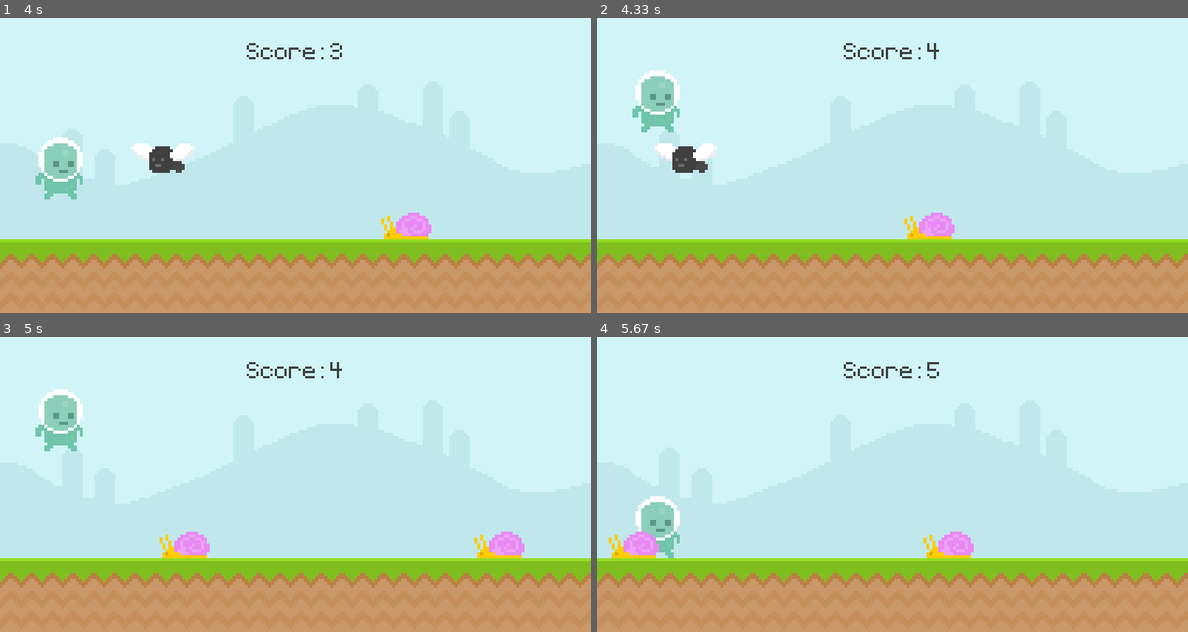
Above: before the commit, frames 1-4 (two rows, left to right).
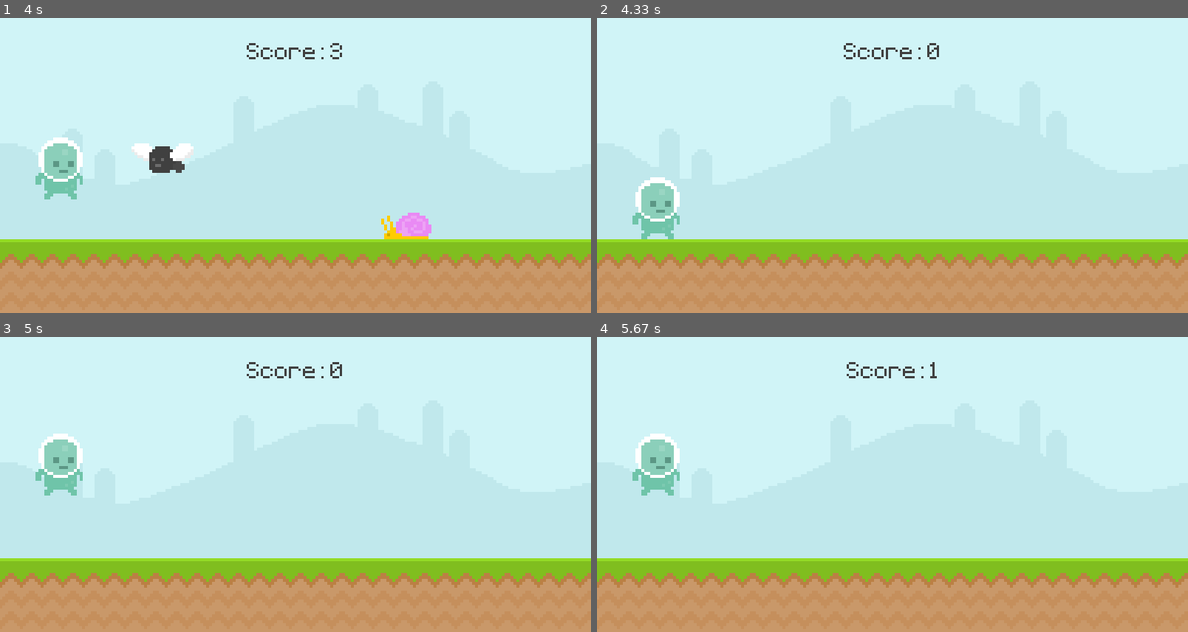
Above: after the commit, the same moments.

Repository: SztGellert/PygameProject
Game: pygame game, started from main.py
Same seed, same stepped clock (60 frames per second), same inputs: the game is played once before the commit and once after it.
Inputs:
- Up to frame 1 (4 s): tap Space at 0.33, 0.73, 1.03, 1.57, 1.87, 2.63, 3.4, 3.77, 3.9 s
- Up to frame 2 (4.33 s): tap Space at 4.03, 4.17, 4.3 s
- Up to frame 3 (5 s): tap Space every 0.13 s from 4.43 to 4.97 s
- Up to frame 4 (5.67 s): tap Space at 5.1, 5.23 s

Frame 1 is identical in both runs. In frame 2, 3.8% of the frame differs, in the area x 6-61%, y 8-75%; in frame 3, 3.5%; in frame 4, 3.7%.

Commit message:
fixed obstacle list reset

Diff:
--- a/main.py
+++ b/main.py
@@ -5,12 +5,22 @@
 import pygame
 from sys import exit
 
+
 def display_score():
     current_time = int(pygame.time.get_ticks() / 1000) - start_time
-    score_surf = test_font.render(f'Score: {current_time}', False, (64,64,64))
-    score_rect = score_surf.get_rect(center = (400,50))
+    score_surf = test_font.render(f'Score: {current_time}', False, (64, 64, 64))
+    score_rect = score_surf.get_rect(center=(400, 50))
     screen.blit(score_surf, score_rect)
     return current_time
+
+
+def collision(player, obstacles):
+    if obstacles:
+        for obstacle_rect in obstacles:
+            if player.colliderect(obstacle_rect):
+                return False
+    return True
+
 
 def obstacle_movement(obstacle_list):
     if obstacle_list:
@@ -27,6 +37,7 @@
     else:
         return []
 
+
 if __name__ == '__main__':
     game_active = True
     pygame.init()
@@ -38,21 +49,19 @@
     ground_surface = pygame.image.load('graphics/ground.png').convert_alpha()
     player_surf = pygame.image.load('graphics/Player/player_walk_1.png').convert_alpha()
     start_time = 0
-    player_rect = player_surf.get_rect(midbottom = (80, 300))
+    player_rect = player_surf.get_rect(midbottom=(80, 300))
     snail_surface = pygame.image.load('graphics/snail/snail1.png').convert_alpha()
     fly_surf = pygame.image.load('graphics/fly/fly1.png').convert_alpha()
 
     player_stand = pygame.image.load('graphics/Player/player_stand.png').convert_alpha()
-    player_stand = pygame.transform.rotozoom(player_stand, 0 ,2 )
-    player_stand_rect = player_stand.get_rect(center = (400, 200))
+    player_stand = pygame.transform.rotozoom(player_stand, 0, 2)
+    player_stand_rect = player_stand.get_rect(center=(400, 200))
 
-    game_name= test_font.render('Pixel Runner', False, (111,196,169))
-    game_name_rect = game_name.get_rect(center = (400, 80))
+    game_name = test_font.render('Pixel Runner', False, (111, 196, 169))
+    game_name_rect = game_name.get_rect(center=(400, 80))
 
-    game_msg = test_font.render('Press space to run', False, (111,196,169))
-    game_msg_rect = game_name.get_rect(center = (350 , 340))
-
-    player_stand =  pygame.image.load('graphics/Player/player_stand.png').convert_alpha()
+    game_msg = test_font.render('Press space to run', False, (111, 196, 169))
+    game_msg_rect = game_name.get_rect(center=(350, 340))
 
     obstacle_timer = pygame.USEREVENT + 1
     pygame.time.set_timer(obstacle_timer, 1400)
@@ -64,8 +73,8 @@
     while True:
         for event in pygame.event.get():
             if event.type == pygame.QUIT:
-               pygame.quit()
-               exit()
+                pygame.quit()
+                exit()
             if game_active:
                 mouse_pos = pygame.mouse.get_pos()
                 if player_rect.collidepoint(mouse_pos):
@@ -81,21 +90,19 @@
             else:
                 if event.type == pygame.KEYDOWN:
                     if event.key == pygame.K_SPACE:
-
                         game_active = True
-                        start_time =  int(pygame.time.get_ticks() / 1000)
+                        start_time = int(pygame.time.get_ticks() / 1000)
             if event.type == obstacle_timer and game_active:
-                if random.randint(0,2):
-                    obstacle_rect_list.append(snail_surface.get_rect(bottomright = (random.randint(900,1100), 300)))
+                if random.randint(0, 2):
+                    obstacle_rect_list.append(snail_surface.get_rect(bottomright=(random.randint(900, 1100), 300)))
                 else:
-                    obstacle_rect_list.append(fly_surf.get_rect(bottomright = (random.randint(900,1100), 210)))
+                    obstacle_rect_list.append(fly_surf.get_rect(bottomright=(random.randint(900, 1100), 210)))
 
         if game_active:
 
-            screen.blit(sky_surface, (0,0))
-            screen.blit(ground_surface, (0,300))
+            screen.blit(sky_surface, (0, 0))
+            screen.blit(ground_surface, (0, 300))
             score = display_score()
-
 
             player_gravity += 1
             player_rect.y += player_gravity
@@ -105,17 +112,22 @@
 
             obstacle_rect_list = obstacle_movement(obstacle_rect_list)
 
+            game_active = collision(player_rect, obstacle_rect_list)
+
         else:
-            screen.fill((94,129,162))
-
+            screen.fill((94, 129, 162))
+            screen.blit(player_stand, player_stand_rect)
+            player_rect.midbottom = (80, 300)
+            player_gravity = 0
+            obstacle_rect_list.clear()
             score_msg = test_font.render(f'Your score: {score}', False, (111, 196, 169))
             score_msg_rect = score_msg.get_rect(center=(400, 350))
             screen.blit(game_name, game_name_rect)
-            screen.blit(player_stand, player_stand_rect)
 
-            if score == 0: screen.blit(game_msg, game_msg_rect)
-            else: screen.blit(score_msg, score_msg_rect)
-
+            if score == 0:
+                screen.blit(game_msg, game_msg_rect)
+            else:
+                screen.blit(score_msg, score_msg_rect)
 
         pygame.display.update()
 
